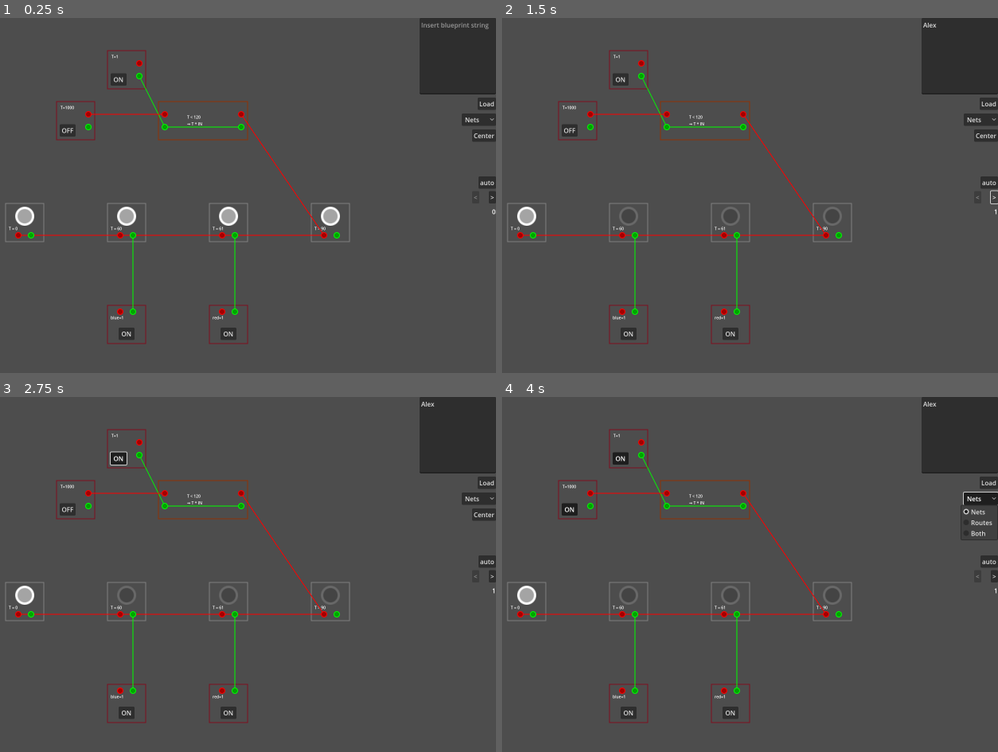
Above: before the commit, frames 1-4 (two rows, left to right).
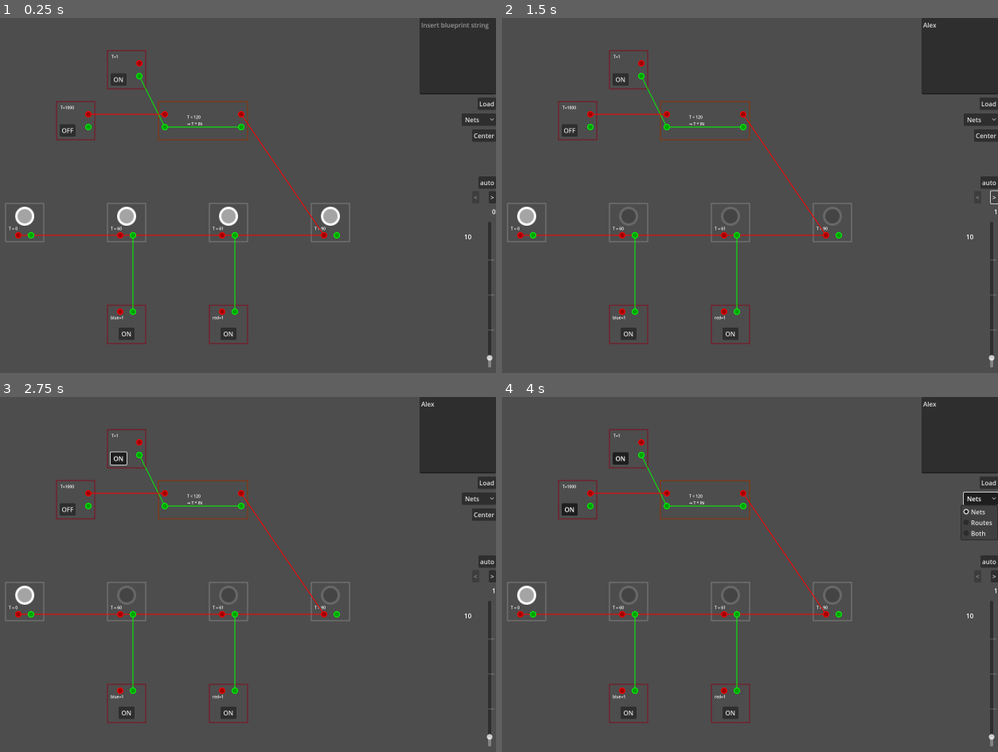
Above: after the commit, the same moments.

Repository: jlaunonen/factsim
Game: Godot game, scene res://main.tscn
The game is run twice, just before and just after one commit, with the same random seed, the same clock (stepped at 60 frames per second) and the same inputs.
Inputs (mouse positions are in pixels of both pictures, inside the frame that each line leads up to):
- Up to frame 1 (0.25 s): no input
- Up to frame 2 (1.5 s): click (958, 57) at 0.52 s; type "Alex" at 0.6 s; click ">" at 1.25 s
- Up to frame 3 (2.75 s): click "ON" at 2 s
- Up to frame 4 (4 s): click "OFF" at 2.75 s; click "Nets" at 3.5 s

The runs differ from the first frame. In frame 1, 0.3% of the frame differs, in the area x 93-100%, y 57-99%; in frame 2, 0.3%; in frame 3, 0.3%; in frame 4, 0.3%.

Commit message:
Add some kind of speed control

Diff:
--- a/main.gd
+++ b/main.gd
@@ -41,6 +41,7 @@
 @onready var connections: Node2D = $"connections"
 @onready var routes: Node2D = $"routes"
 @onready var simulated_steps: Label = $"CanvasLayer/simulatedSteps"
+@onready var simulation_speed_label: Label = $"CanvasLayer/simSpeedLabel"
 
 
 var _simulated_steps := 0
@@ -53,6 +54,7 @@
 	timer.timeout.connect(_on_timer_timeout)
 
 	_load_bp(preload("res://initial.json"))
+	_on_sim_speed_slider_value_changed($"CanvasLayer/simSpeedSlider".value)
 
 
 func _on_timer_timeout() -> void:
@@ -168,9 +170,10 @@
 		var child = components.get_child(index)
 		child.simulate()
 
-	for index in connections.get_child_count():
-		var child = connections.get_child(index)
-		child.dump_values()
+	if timer.wait_time > 0.1 or timer.is_stopped():
+		for index in connections.get_child_count():
+			var child = connections.get_child(index)
+			child.dump_values()
 
 
 func _on_step_forward_pressed() -> void:
@@ -182,3 +185,12 @@
 		timer.start()
 	else:
 		timer.stop()
+
+
+func _on_sim_speed_slider_value_changed(value: float) -> void:
+	var new_timeout := 1.0 / value
+	timer.wait_time = new_timeout
+	if not timer.is_stopped() and (value < 3 or timer.time_left > new_timeout):
+		timer.stop()
+		timer.start()
+	simulation_speed_label.text = str(round(value * 10.0) / 10.0)
--- a/main.tscn
+++ b/main.tscn
@@ -172,6 +172,36 @@
 grow_vertical = 2
 horizontal_alignment = 2
 
+[node name="simSpeedSlider" type="VSlider" parent="CanvasLayer"]
+anchors_preset = 6
+anchor_left = 1.0
+anchor_top = 0.5
+anchor_right = 1.0
+anchor_bottom = 0.5
+offset_left = -32.0
+offset_top = 62.0
+offset_bottom = 430.0
+grow_horizontal = 0
+grow_vertical = 2
+min_value = 0.1
+max_value = 200.0
+step = 0.1
+value = 10.0
+tick_count = 5
+
+[node name="simSpeedLabel" type="Label" parent="CanvasLayer"]
+anchors_preset = 6
+anchor_left = 1.0
+anchor_top = 0.5
+anchor_right = 1.0
+anchor_bottom = 0.5
+offset_left = -80.0
+offset_top = 88.0
+offset_right = -40.0
+offset_bottom = 111.0
+grow_horizontal = 0
+grow_vertical = 2
+
 [node name="Camera2D" type="Camera2D" parent="."]
 position = Vector2(800, 450)
 script = ExtResource("6_jsvw5")
@@ -184,3 +214,4 @@
 [connection signal="pressed" from="CanvasLayer/center" to="." method="_on_center_pressed"]
 [connection signal="pressed" from="CanvasLayer/stepForward" to="." method="_on_step_forward_pressed"]
 [connection signal="toggled" from="CanvasLayer/autoStep" to="." method="_on_auto_step_toggled"]
+[connection signal="value_changed" from="CanvasLayer/simSpeedSlider" to="." method="_on_sim_speed_slider_value_changed"]
